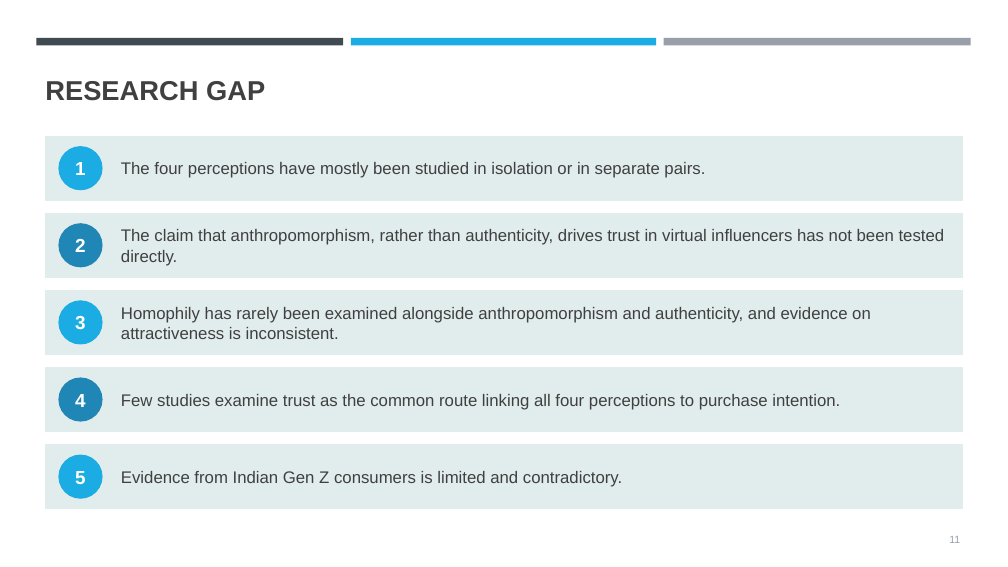
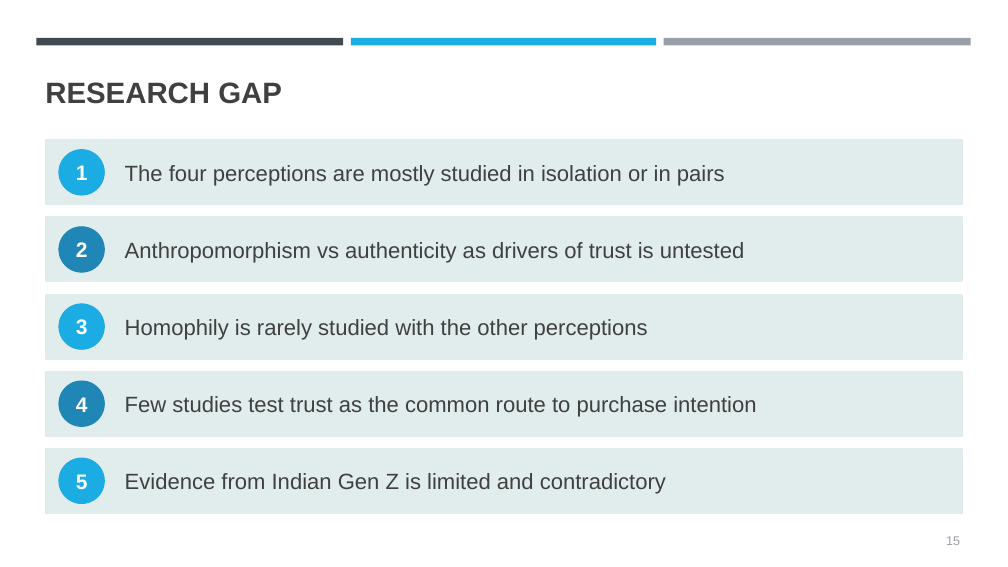
Before and after one commit to Abhiramjayan-versiert/AJ-Claude-, a slide deck: slide 15 of presentation/Virtual_Influencers_Trust_Purchase_Intention_GenZ.pptx (slide 11 before the commit). Drawn at 1008x567 pixels with LibreOffice and Linux fonts; fonts in the diff are those of the drawing. Boxes give left, top, right and bottom in pixels: in the first picture for what was removed or moved away, otherwise in the second. Text is boxed around its words. In the diff, an @@ line names an element or a change of style, - is before the commit and + after.

```diff
--- a/presentation/Virtual_Influencers_Trust_Purchase_Intention_GenZ.pptx
+++ b/presentation/Virtual_Influencers_Trust_Purchase_Intention_GenZ.pptx
@@ title "RESEARCH GAP" at box(45, 82, 282, 104): size 26 to 28 pt @@
@@ 5 rectangles, 5 ellipses: place and size @@
-5 rectangles, 5 ellipses at box(45, 136, 963, 509)
+5 rectangles, 5 ellipses at box(45, 140, 963, 513)
@@ text at box(125, 165, 725, 186): text changed; size 16 to 21 pt @@
-The four perceptions have mostly been studied in isolation or in separate pairs.
+The four perceptions are mostly studied in isolation or in pairs
@@ size 18 to 20 pt in 5 elements at box(76, 319, 88, 335), box(76, 397, 88, 412), box(76, 474, 88, 490), box(76, 165, 88, 180), box(76, 242, 88, 257) @@
@@ text at box(125, 242, 745, 263): text changed; size 16 to 21 pt @@
-The claim that anthropomorphism, rather than authenticity, drives trust in virtual influencers has not been tested directly.
+Anthropomorphism vs authenticity as drivers of trust is untested
@@ text removed at box(121, 307, 871, 339) @@
-Homophily has rarely been examined alongside anthropomorphism and authenticity, and evidence on attractiveness is inconsistent.
@@ text added at box(125, 319, 648, 340), 21 pt, text #404040 @@
+Homophily is rarely studied with the other perceptions
@@ text at box(125, 396, 756, 417): text changed; size 16 to 21 pt @@
-Few studies examine trust as the common route linking all four perceptions to purchase intention.
+Few studies test trust as the common route to purchase intention
@@ text at box(125, 473, 666, 494): text changed; size 16 to 21 pt @@
-Evidence from Indian Gen Z consumers is limited and contradictory.
+Evidence from Indian Gen Z is limited and contradictory
@@ page number added at box(946, 536, 960, 545), 12 pt, text #989FA8 @@
+15
@@ page number removed at box(949, 536, 960, 543) @@
-11
```
Also in this commit, not shown: 16 other slides changed, 5 slides added.
